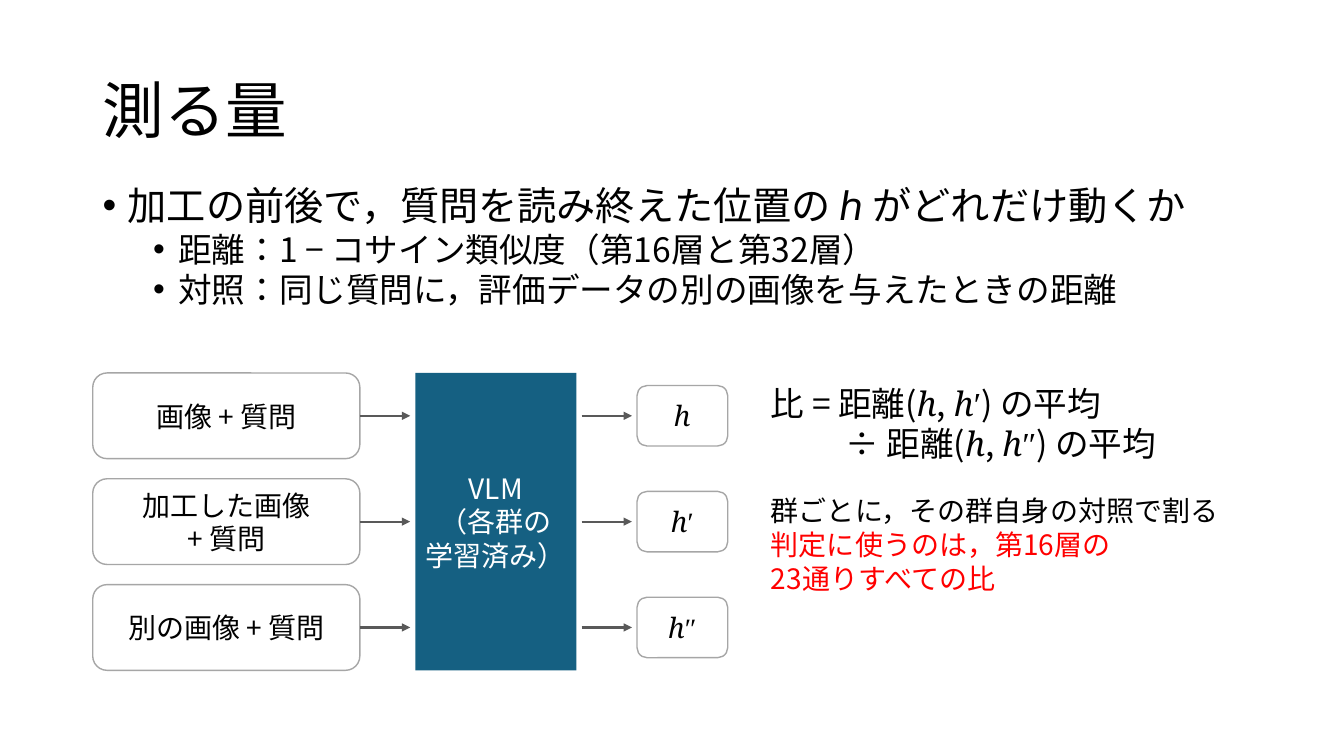
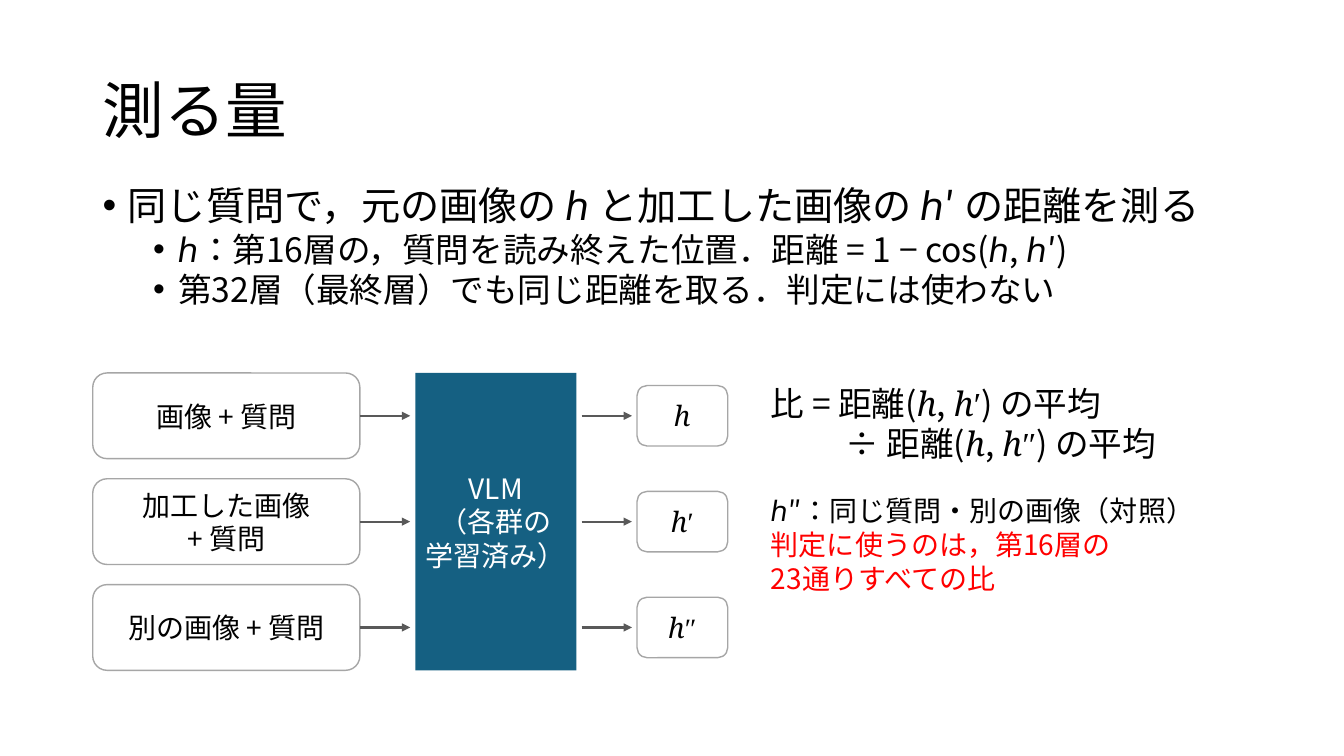
Before and after one commit to tomoking2004/cotar, a slide deck: slide 7 of presentations/20261030_進捗報告.pptx. Drawn at 1344x756 pixels with LibreOffice and Linux fonts; fonts in the diff are those of the drawing. Boxes give left, top, right and bottom in pixels: in the first picture for what was removed or moved away, otherwise in the second. Text is boxed around its words. In the diff, an @@ line names an element or a change of style, - is before the commit and + after.

```diff
--- a/presentations/20261030_進捗報告.pptx
+++ b/presentations/20261030_進捗報告.pptx
@@ text at box(128, 187, 1199, 305): text changed @@
-• 加工の前後で，質問を読み終えた位置の ℎ がどれだけ動くか
-  • 距離：1 − コサイン類似度（第16層と第32層）
-  • 対照：同じ質問に，評価データの別の画像を与えたときの距離
+• 同じ質問で，元の画像の ℎ と加工した画像の ℎ′ の距離を測る
+  • ℎ：第16層の，質問を読み終えた位置．距離 = 1 − cos(ℎ, ℎ′)
+  • 第32層（最終層）でも同じ距離を取る．判定には使わない
@@ text at box(771, 497, 1194, 524): text changed @@
-群ごとに，その群自身の対照で割る
+ℎ″：同じ質問・別の画像（対照）
```
Also in this commit, not shown: 11 other slides changed, 3 other files.
